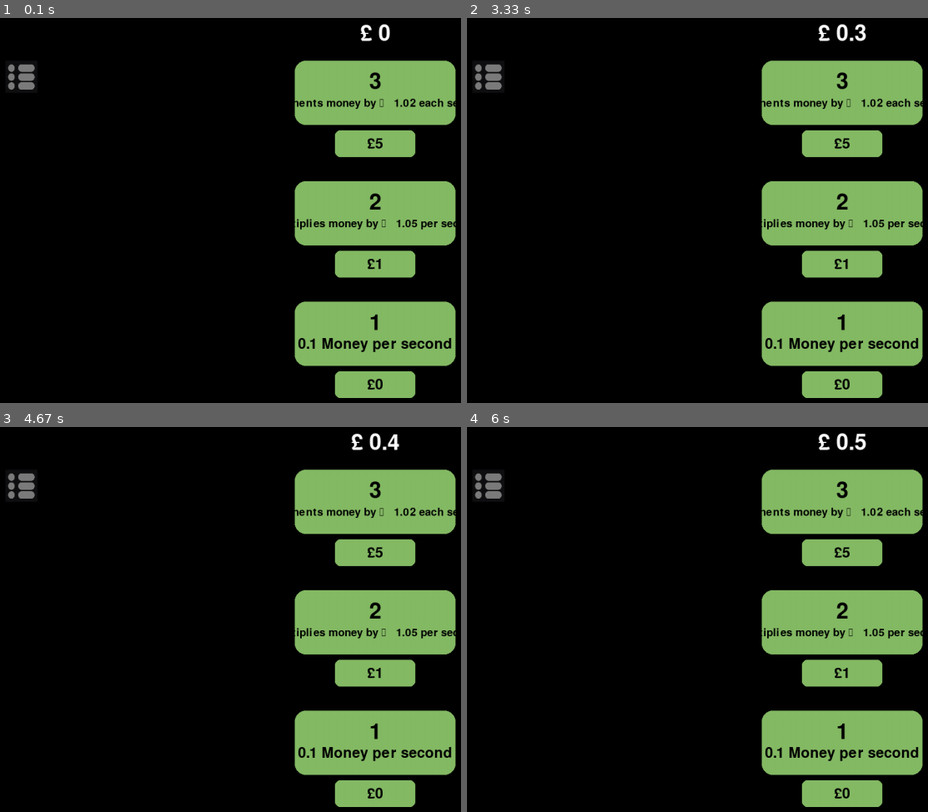
Above: before the commit, frames 1-4 (two rows, left to right).
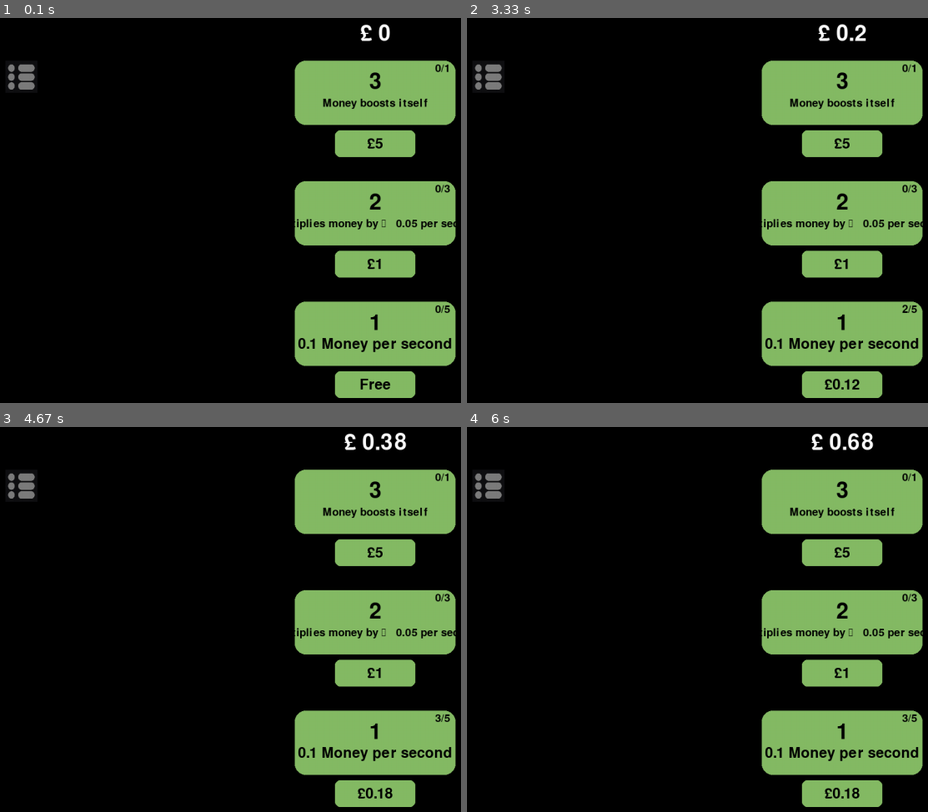
Above: after the commit, the same moments.

Repository: The-Anti/Pygame-Project
Game: pygame game, started from Project/Project.py
The game is run twice, just before and just after one commit, with the same random seed, the same clock (stepped at 60 frames per second) and the same inputs.
Inputs:
- Up to frame 1 (0.1 s): no input
- Up to frame 2 (3.33 s): click "1" at 0.38 s; click "1" at 3.22 s
- Up to frame 3 (4.67 s): click "1" at 3.55 s
- Up to frame 4 (6 s): no input

The runs differ from the first frame. In frame 1, 0.8% of the frame differs, in the area x 63-99%, y 11-97%; in frame 2, 0.8%; in frame 3, 1.2%; in frame 4, 1.2%, in the area x 63-99%, y 1-97%.

Commit message:
Update Project.py

Diff:
--- a/Project/Project.py
+++ b/Project/Project.py
@@ -18,6 +18,7 @@
 text = pygame.font.SysFont(None, 60)
 subText = pygame.font.SysFont(None, 40)
 subberText = pygame.font.SysFont(None, 30)
+subbestText = pygame.font.SysFont(None, 20)
 
 #COLOURS
 moneyGreen = (133, 187, 101)
@@ -44,14 +45,17 @@
 class button():
     #MAIN BUTTON THINGS
 
-    def __init__(self, bWidth, bHeight, left, top, number, type, int, price):   #All the variables for the button
+    def __init__(self, bWidth, bHeight, left, top, number, type, int, price, clicks, price_func=None):   #All the variables for the button
         self.button = pygame.rect.Rect(left, top, bWidth, bHeight)      #Setting up the button
         self.display_text = text.render(f'{number}', True, 'BLACK')     #Setting up the what button number it is
         self.type = type.lower()        #Variable for the type of button (exponential, additive, multiplicitive...)
         self.int = int      #Variable for the value of the button
+        self.clicks = 0     #how many times you clicked
+        self.maxClicks = clicks #how many times you can click
         self.clicked = False    #Boolean to check if button is clicked
         self.flag = False       #Just a flag for threading
         self.price = price      #Variable for the price tag
+        self.price_func = price_func    #Price scaling function
 
     def draw_button(self, description, colour, textsize):   #Setting up the variables to draw the button
         pygame.draw.rect(screen, colour, self.button, border_radius=20)  #Draws the button onto the screen
@@ -61,9 +65,13 @@
             self.renderSubText(desc = description)      #Regular description text size
         elif textsize == subberText:
             self.renderSubberText(desc = description)   #Smaller description text size
-        self.draw_price(price=self.price, colour=colour)    #(see down below)
-
-    def draw_price(self,price,colour):     #Setting up the price box
+        self.draw_price(colour=colour)    #(see down below)
+
+        self.upgradeCount = subberText.render(f'{self.clicks}/{self.maxClicks}', True, 'BLACK')
+        self.upgradeCountRect = self.upgradeCount.get_rect(topright = (self.button.centerx+140, self.button.centery-55))
+        screen.blit(self.upgradeCount, self.upgradeCountRect)
+
+    def draw_price(self,colour):     #Setting up the price box
         pHeight = 50                        #All the variables to set up the price rect.
         pWidth = self.button.width / 2
         pLeft = self.button.centerx - pWidth / 2
@@ -71,7 +79,12 @@
         self.priceBox = pygame.rect.Rect(pLeft, pTop, pWidth, pHeight)      #Setting up price rect
         pygame.draw.rect(screen, colour, self.priceBox, border_radius = 10) #drawing the price rect
 
-        self.display_subtext = subText.render(f'£{price}', True, (0,0,0))   #setting up the price text
+        if self.price <= 0:     #If upgrade is free then display it to be free
+            self.display_subtext = subText.render('Free', True, (0,0,0))
+        elif self.clicks == self.maxClicks:
+            self.display_subtext = subText.render('Max', True, (0,0,0)) #If its maxxed out then say its maxxed out
+        else:
+            self.display_subtext = subText.render(f'£{self.price}', True, (0,0,0))   #setting up the price text
         self.priceText_rect = self.display_subtext.get_rect(center=(self.priceBox.centerx, self.priceBox.centery))  #setting up the position of the price text
         screen.blit(self.display_subtext, self.priceText_rect)  #drawing the price text
 
@@ -89,26 +102,32 @@
         screen.blit(self.display_subtext, self.subtext_rect)
 
 
+
     #Click detection and money increment system
     def clickDetection(self):   #This is in the events area so only runs when you click the mouse button
         global money
         mousepos = pygame.mouse.get_pos()   #Gets position of the mouse
-        if self.button.collidepoint(mousepos) and self.clicked == False:    #If mouse is over a button and its not been clicked
-            self.clicked = True     #Sets the clicked value to true and turns flag on
+        if self.button.collidepoint(mousepos) and self.clicked == False and money >= self.price:    #If mouse is over a button, you can click it and you have enough money then...
+            if self.clicks == (self.maxClicks - 1):
+                self.clicked = True     #Sets the clicked value to true and turns flag on
             self.flag = True
-            self.colour = (83,133,51)   #in theory should change the colour...
-            print(self.clicked)
+            self.colour = (83,137,51)   #in theory should change the colour...
+            money -= self.price
+            self.clicks += 1
+            if self.price_func:
+                self.price = round(self.price_func(self.price, self.clicks), 2)
+
 
     def moneyIncrement(self):   #Used in the threading, just increases the money by a set amount
         global money
         while True:
             if self.flag == True:   #When button has been pressed
                 if self.type == 'add':  #If its additive then add money by the value
-                    money += self.int
+                    money += round(self.clicks * self.int,4)
                 if self.type == 'mult': #If its multiplicitive then multiply money by the value
-                    money *= self.int
+                    money = money + (money * round(self.clicks * self.int,4))
                 if self.type == 'exp':  #If its exponential then do the money to the power of the value
-                    money = pow(money, self.int)
+                    money = money + pow(money, round(self.clicks * self.int,4))
             time.sleep(1)
 #----------------------------------------------------------------------------------------------------------------------
 
@@ -117,7 +136,7 @@
 #-------------------------------------------------------------------------------
 class UIbutton(button):
     def __init__(self, bWidth, bHeight, left, top):
-        super().__init__(bWidth, bHeight, left, top, number='',type='',int=0, price='') #Setting up the button
+        super().__init__(bWidth, bHeight, left, top, number='',type='',int=0, price='', clicks=0) #Setting up the button
 
     def draw_UIbutton(self, image):
         pygame.draw.rect(screen, (255,255,255), self.button, border_radius=5) #Draws the button
@@ -126,13 +145,29 @@
 tinted_image_button = tint_image(button_image, (124,124,124))  #Tints a button image gray
 #-------------------------------------------------------------------------------
 
+def b1Func(curPrice, click):
+    if click == 1:
+        return 0.1
+    elif click < 3:
+        curPrice = curPrice + (curPrice * 0.2)
+        return curPrice
+    else:
+        curPrice = curPrice + (curPrice * 0.5)
+        return curPrice
+
+def b2Func(curp, click):
+    if click < 1:
+        return curp * 1.3
+    else:
+        return curp * 1.5
 
 #BUTTONS WILL GO HERE
+#BUTTON VARIABLES ([Width], [Height], [Left], [Top], [Button number], [Type], [Value], [Price], [Clicks], [Price function (default = None)])
 #-------------------------------------------------------------------------------
 # £ MONEY BUTTONS
-moneyUp1 = button(300,120,550,550,1,'add',0.1, '0')         #BUTTON VARIABLES ([Width], [Height], [Left], [Top], [Button number], [Type], [Value], [Price])
-moneyUp2 = button(300,120,550,325,2,'mult',1.05, '1')       #Don't forget to THREAD EACH BUTTON
-moneyUp3 = button(300,120,550,100,3,'exp',1.02,'5')            #And to ADD THE CLICK DETECTION AND DRAW THE BUTTON IN THE WHILE LOOP
+moneyUp1 = button(300, 120, 550, 550, 1, 'add', 0.1, 0, 5, price_func=b1Func)
+moneyUp2 = button(300,120,550,325,2,'mult',0.05,1,3, price_func=b2Func)       #Don't forget to THREAD EACH BUTTON
+moneyUp3 = button(300,120,550,100,3,'exp',0.02,5,1)            #And to ADD THE CLICK DETECTION AND DRAW THE BUTTON IN THE WHILE LOOP
 
 #UI BUTTONS
 menuButton = UIbutton(60,60,10,100)    #UI BUTTON VARIABLES ([Width], [Height], [Left], [Top])
@@ -157,7 +192,7 @@
         if event.type == pygame.QUIT:   #If you leave the game, close the game
             pygame.quit()
             exit()
-        if event.type == pygame.MOUSEBUTTONDOWN:    #If you click
+        if event.type == pygame.MOUSEBUTTONDOWN:    #When you click, things below happen.
             #ALL CLICK DETECTION WILL GO HERE
             #-------------------------------------------------------------------------------
             menuButton.clickDetection()
@@ -165,7 +200,6 @@
             moneyUp2.clickDetection()
             moneyUp3.clickDetection()
             #-------------------------------------------------------------------------------
-
     #Making the money visible on the screen
     moneyText = text.render(f'£ {round(money,2)}', True, 'WHITE')   #Shows the value of the money (and rounds it to two decimal places)
     moneyTextRect = moneyText.get_rect(center=(width/2,50))     #Positions the money at the top middle of the screen
@@ -173,9 +207,9 @@
 
     menuButton.draw_UIbutton(tinted_image_button)   #Draws the Menu Tab button to the screen
 
-    moneyUp1.draw_button('0.1 Money per second', moneyGreen, subText)
-    moneyUp2.draw_button('Multiplies money by \n   1.05 per second', moneyGreen, subberText)
-    moneyUp3.draw_button('Exponents money by \n   1.02 each second', moneyGreen, subberText)
+    moneyUp1.draw_button('0.1 Money per second', moneyGreen, subText)   #Draws the buttons onto the screen ([description], [colour], [text size])
+    moneyUp2.draw_button('Multiplies money by \n   0.05 per second', moneyGreen, subberText)
+    moneyUp3.draw_button('Money boosts itself', moneyGreen, subberText)
 
 
     pygame.display.update()
